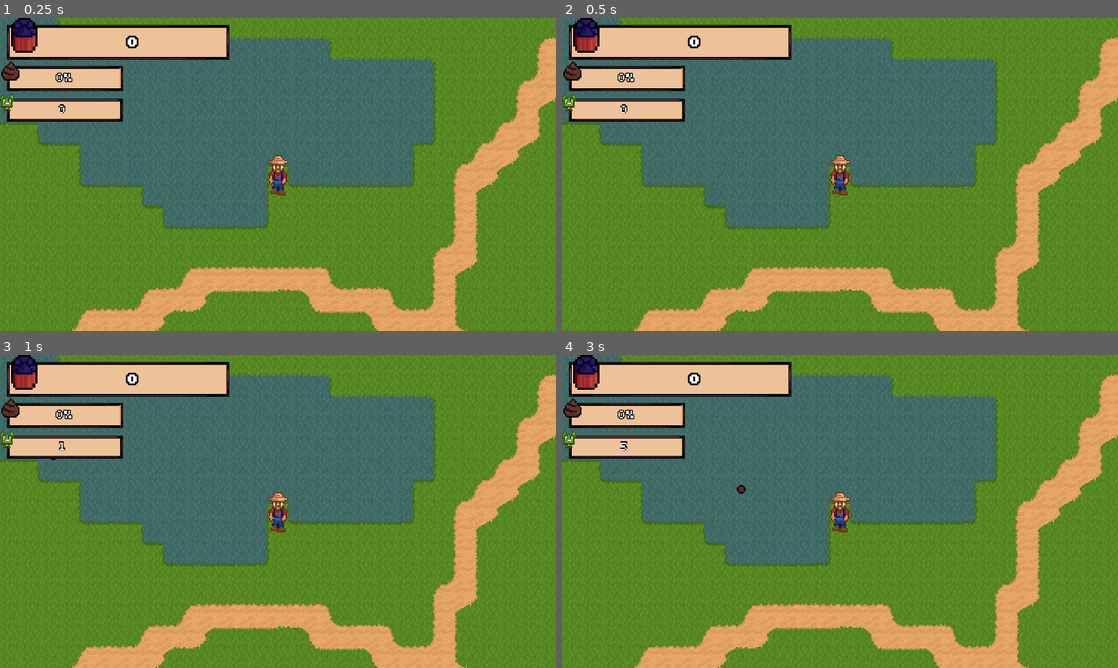
Above: before the commit, frames 1-4 (two rows, left to right).
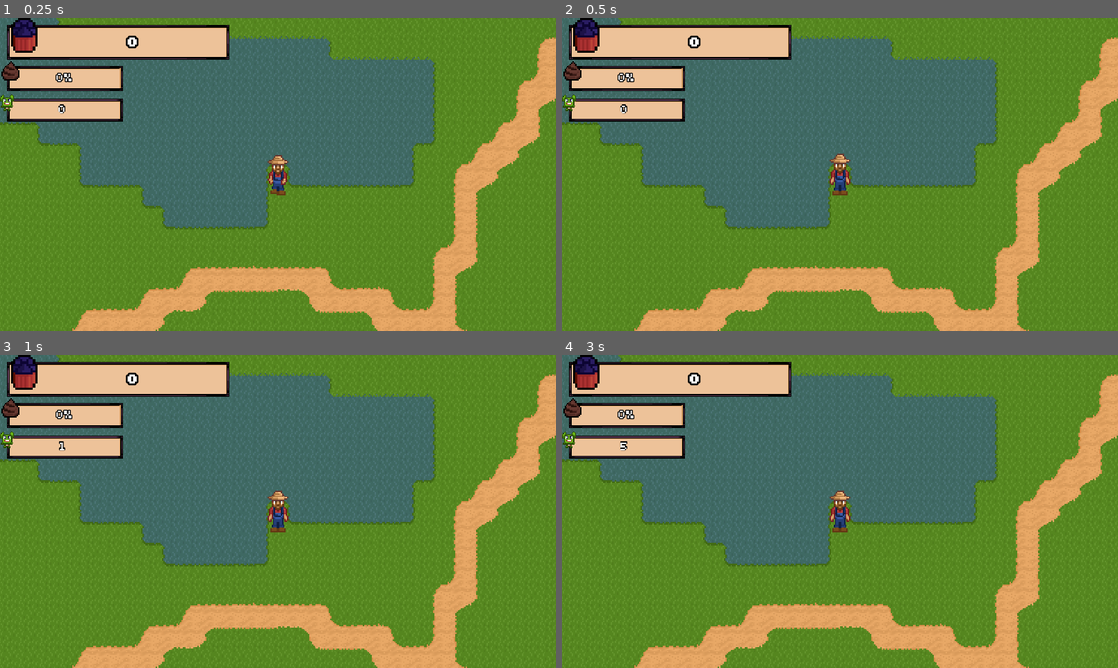
Above: after the commit, the same moments.

Repository: astro-panda/poo-farmer
Game: Godot game, scene res://Scenes/Main.tscn
Two runs of this game, one before a commit and one after it. Both use one fixed random seed, a clock stepped at 60 frames per second and the inputs below.
Inputs (mouse positions are in pixels of both pictures, inside the frame that each line leads up to):
- Up to frame 1 (0.25 s): no input
- Up to frame 2 (0.5 s): no input
- Up to frame 3 (1 s): click (278, 514) at 0.5 s
- Up to frame 4 (3 s): click (840, 514) at 1.25 s; click (840, 514) at 2 s; click (840, 514) at 2.75 s

Frame 1 is identical in both runs. In frame 2, 0.2% of the frame differs, in the area x 48-52%, y 43-57%; in frame 3, 0.2%; in frame 4, 0.3%, in the area x 31-52%, y 41-57%.
Error after the commit: Parse Error: Variable "fireModes" already exists in this class (at line: 16). (res://Scripts/Player.gd:18)

Commit message:
Added the store buying mechanic and its basic look

Diff:
--- /dev/null
+++ b/poofarmer/GlobalScripts/FireMode.gd
@@ -0,0 +1,10 @@
+class_name FireMode
+
+enum values {
+	Shovel,
+	Pistol,
+	Shatgun,
+	RocketLauncher,
+	Scatling,
+	Railgun
+}
--- a/poofarmer/Scenes/Animal/Animal.tscn
+++ b/poofarmer/Scenes/Animal/Animal.tscn
@@ -456,7 +456,6 @@
 [sub_resource type="RectangleShape2D" id=1]
 
 [node name="Animal" type="KinematicBody2D"]
-z_index = 1
 collision_layer = 2
 collision_mask = 13
 script = ExtResource( 1 )
@@ -469,6 +468,7 @@
 [node name="Sprite" type="AnimatedSprite" parent="."]
 frames = SubResource( 2 )
 animation = "Chicken - down"
+frame = 2
 playing = true
 
 [node name="CollisionShape2D" type="CollisionShape2D" parent="."]
--- a/poofarmer/Scenes/Main.tscn
+++ b/poofarmer/Scenes/Main.tscn
@@ -12,6 +12,7 @@
 [ext_resource path="res://Scripts/MusicAutomaton.gd" type="Script" id=10]
 [ext_resource path="res://Scenes/Animal/AnimalSpawner.tscn" type="PackedScene" id=11]
 [ext_resource path="res://Scenes/Poo.tscn" type="PackedScene" id=12]
+[ext_resource path="res://Scenes/Store.tscn" type="PackedScene" id=13]
 [ext_resource path="res://Scenes/Silo.tscn" type="PackedScene" id=14]
 [ext_resource path="res://Scenes/Animal/PooSpawner.tscn" type="PackedScene" id=15]
 [ext_resource path="res://Scenes/EnemySpawner.tscn" type="PackedScene" id=16]
@@ -235,6 +236,11 @@
 
 [node name="ModalWindow" parent="Player" instance=ExtResource( 9 )]
 
+[node name="Store" parent="Player/ModalWindow" instance=ExtResource( 13 )]
+
 [connection signal="store_opened" from="GnomePath/PathFollow2D/Gnome" to="MusicAutomaton" method="_on_Gnome_store_opened"]
 [connection signal="store_opened" from="GnomePath/PathFollow2D/Gnome" to="Player/ModalWindow" method="_on_Gnome_store_opened"]
+[connection signal="store_opened" from="GnomePath/PathFollow2D/Gnome" to="Player/ModalWindow/Store" method="_on_Gnome_store_opened"]
+[connection signal="update_global_poo_label" from="Player" to="HUD" method="_on_Player_update_global_poo_label"]
 [connection signal="game_play_state_changed" from="Player/ModalWindow" to="MusicAutomaton" method="_on_ModalWindow_game_play_state_changed"]
+[connection signal="close_store" from="Player/ModalWindow/Store" to="Player/ModalWindow" method="_on_Store_close_store"]
--- a/poofarmer/Scenes/Store.tscn
+++ b/poofarmer/Scenes/Store.tscn
@@ -10,6 +10,7 @@
 [ext_resource path="res://Images/temporary-store.png" type="Texture" id=8]
 [ext_resource path="res://Images/HUD.Button.Pressed.png" type="Texture" id=9]
 [ext_resource path="res://Scripts/Store.gd" type="Script" id=10]
+[ext_resource path="res://Images/exit-button.png" type="Texture" id=11]
 
 [sub_resource type="SpriteFrames" id=1]
 animations = [ {
@@ -53,21 +54,22 @@
 script = ExtResource( 10 )
 
 [node name="StoreBG" type="AnimatedSprite" parent="."]
+position = Vector2( -320, -176 )
 scale = Vector2( 0.266667, 0.265879 )
 frames = SubResource( 1 )
 centered = false
 
 [node name="Pistol" type="Node2D" parent="."]
-position = Vector2( 85, 179 )
+position = Vector2( -235, 3 )
 
 [node name="AnimatedSprite" type="AnimatedSprite" parent="Pistol"]
 position = Vector2( 36, 34 )
 scale = Vector2( 3, 3 )
-z_index = 1
+z_index = 3
 frames = SubResource( 2 )
 animation = "pistol"
 
-[node name="PistolButton" type="TextureButton" parent="Pistol"]
+[node name="Button" type="TextureButton" parent="Pistol"]
 margin_right = 72.0
 margin_bottom = 72.0
 texture_normal = ExtResource( 7 )
@@ -88,16 +90,16 @@
 valign = 1
 
 [node name="Shotgun" type="Node2D" parent="."]
-position = Vector2( 288, 179 )
+position = Vector2( -32, 3 )
 
 [node name="AnimatedSprite" type="AnimatedSprite" parent="Shotgun"]
 position = Vector2( 36, 34 )
 scale = Vector2( 3, 3 )
-z_index = 1
+z_index = 3
 frames = SubResource( 2 )
 animation = "shotgun"
 
-[node name="ShotgunButton" type="TextureButton" parent="Shotgun"]
+[node name="Button" type="TextureButton" parent="Shotgun"]
 margin_right = 72.0
 margin_bottom = 72.0
 texture_normal = ExtResource( 7 )
@@ -117,24 +119,24 @@
 align = 1
 valign = 1
 
-[node name="Rocket Launcher" type="Node2D" parent="."]
-position = Vector2( 488, 179 )
-
-[node name="AnimatedSprite" type="AnimatedSprite" parent="Rocket Launcher"]
-position = Vector2( 36, 34 )
-scale = Vector2( 3, 3 )
-z_index = 1
+[node name="RocketLauncher" type="Node2D" parent="."]
+position = Vector2( 168, 3 )
+
+[node name="AnimatedSprite" type="AnimatedSprite" parent="RocketLauncher"]
+position = Vector2( 36, 34 )
+scale = Vector2( 3, 3 )
+z_index = 3
 frames = SubResource( 2 )
 animation = "rocket-launcher"
 
-[node name="RocketLauncherButton" type="TextureButton" parent="Rocket Launcher"]
-margin_right = 72.0
-margin_bottom = 72.0
-texture_normal = ExtResource( 7 )
-texture_pressed = ExtResource( 9 )
-expand = true
-
-[node name="Label" type="Label" parent="Rocket Launcher"]
+[node name="Button" type="TextureButton" parent="RocketLauncher"]
+margin_right = 72.0
+margin_bottom = 72.0
+texture_normal = ExtResource( 7 )
+texture_pressed = ExtResource( 9 )
+expand = true
+
+[node name="Label" type="Label" parent="RocketLauncher"]
 anchor_left = 0.5
 anchor_right = 0.5
 anchor_bottom = 0.5
@@ -148,16 +150,16 @@
 valign = 1
 
 [node name="Scatling" type="Node2D" parent="."]
-position = Vector2( 184, 272 )
+position = Vector2( -136, 96 )
 
 [node name="AnimatedSprite" type="AnimatedSprite" parent="Scatling"]
 position = Vector2( 36, 34 )
 scale = Vector2( 3, 3 )
-z_index = 1
+z_index = 3
 frames = SubResource( 2 )
 animation = "scatling"
 
-[node name="ScatlingButton" type="TextureButton" parent="Scatling"]
+[node name="Button" type="TextureButton" parent="Scatling"]
 margin_right = 72.0
 margin_bottom = 72.0
 texture_normal = ExtResource( 7 )
@@ -178,16 +180,16 @@
 valign = 1
 
 [node name="Railgun" type="Node2D" parent="."]
-position = Vector2( 392, 272 )
+position = Vector2( 72, 96 )
 
 [node name="AnimatedSprite" type="AnimatedSprite" parent="Railgun"]
 position = Vector2( 36, 34 )
 scale = Vector2( 3, 3 )
-z_index = 1
+z_index = 3
 frames = SubResource( 2 )
 animation = "railgun"
 
-[node name="RailgunButton" type="TextureButton" parent="Railgun"]
+[node name="Button" type="TextureButton" parent="Railgun"]
 margin_right = 72.0
 margin_bottom = 72.0
 texture_normal = ExtResource( 7 )
@@ -206,8 +208,17 @@
 align = 1
 valign = 1
 
-[connection signal="button_down" from="Pistol/PistolButton" to="." method="_on_PistolButton_button_down"]
-[connection signal="button_down" from="Shotgun/ShotgunButton" to="." method="_on_ShotgunButton_button_down"]
-[connection signal="button_down" from="Rocket Launcher/RocketLauncherButton" to="." method="_on_RocketLauncherButton_button_down"]
-[connection signal="button_down" from="Scatling/ScatlingButton" to="." method="_on_ScatlingButton_button_down"]
-[connection signal="button_down" from="Railgun/RailgunButton" to="." method="_on_RailgunButton_button_down"]
+[node name="ExitButton" type="TextureButton" parent="."]
+margin_left = 280.0
+margin_top = -160.0
+margin_right = 304.0
+margin_bottom = -136.0
+texture_normal = ExtResource( 11 )
+expand = true
+
+[connection signal="button_down" from="Pistol/Button" to="." method="_on_PistolButton_button_down"]
+[connection signal="button_down" from="Shotgun/Button" to="." method="_on_ShotgunButton_button_down"]
+[connection signal="button_down" from="RocketLauncher/Button" to="." method="_on_RocketLauncherButton_button_down"]
+[connection signal="button_down" from="Scatling/Button" to="." method="_on_ScatlingButton_button_down"]
+[connection signal="button_down" from="Railgun/Button" to="." method="_on_RailgunButton_button_down"]
+[connection signal="button_down" from="ExitButton" to="." method="_on_ExitButton_button_down"]
--- a/poofarmer/Scripts/ModalWindow.gd
+++ b/poofarmer/Scripts/ModalWindow.gd
@@ -25,3 +25,7 @@
 
 func _on_Gnome_store_opened(opened):
 	set_is_paused(opened)
+
+
+func _on_Store_close_store():
+	set_is_paused(false)
--- a/poofarmer/Scripts/Player.gd
+++ b/poofarmer/Scripts/Player.gd
@@ -10,8 +10,12 @@
 export var holdCapacity = 10
 export var goblinStealAmount = 5
 var currentHoldAmount = 0
-var totalPooAmount = 0
+var totalPooAmount = 50
 var screen_size
+
+var fireModes = [FireMode.values.Shovel, FireMode.values.Pistol]
+
+var fireModes = [FireMode.values.Shovel]
 
 onready var hud = get_tree().get_nodes_in_group("hud")[0]
 onready var silo = get_tree().get_nodes_in_group("silo")[0]
--- a/poofarmer/Scripts/Store.gd
+++ b/poofarmer/Scripts/Store.gd
@@ -1,36 +1,73 @@
 extends Control
 
+signal close_store
 
-# Declare member variables here. Examples:
-# var a = 2
-# var b = "text"
+onready var player = get_tree().get_nodes_in_group("player")[0]
+onready var camera = get_tree().get_nodes_in_group("camera")[0]
+onready var pistolButton = $Pistol
+onready var shatgunButton = $Shotgun
+onready var rocketLauncherButton = $RocketLauncher
+onready var scatlingButton = $Scatling
+onready var railgunButton = $Railgun
+onready var listOfButtons = [pistolButton, shatgunButton, rocketLauncherButton, scatlingButton, railgunButton]
+const listOfCosts = [10, 20, 40, 60, 100]
+const grayedOutColor = Color(0.305882, 0.305882, 0.305882)
 
 
-# Called when the node enters the scene tree for the first time.
 func _ready():
-	pass # Replace with function body.
+	hide()
+	for i in listOfButtons.size():
+		listOfButtons[i].get_node("Label").text = str(listOfCosts[i])
 
+func _unhandled_input(event):
+	if event.is_action_pressed("pause"):
+		hide()
 
-# Called every frame. 'delta' is the elapsed time since the previous frame.
-#func _process(delta):
-#	pass
+func _on_Gnome_store_opened(opened):
+	if opened:
+		check_btns()
+		self.set_global_position(camera.get_camera_position())
+		show()
 
+func check_btns():
+	for j in listOfButtons.size():
+		if player.totalPooAmount < listOfCosts[j]:
+			_gray_out_button(j, true)
+	for fireMode in player.fireModes:
+		if fireMode != FireMode.values.Shovel:
+			_gray_out_button(int(fireMode) - 1, false)
+
+func _gray_out_button(idx: int, hideLabel: bool):
+	var btnNode = listOfButtons[idx].get_node("Button")
+	listOfButtons[idx].get_node("AnimatedSprite").modulate = grayedOutColor
+	btnNode.modulate = grayedOutColor
+	btnNode.disabled = true
+	listOfButtons[idx].get_node("Label").visible = hideLabel
 
 func _on_PistolButton_button_down():
-	pass # Replace with function body.
-
+	buy_item(FireMode.values.Pistol)
 
 func _on_ShotgunButton_button_down():
-	pass # Replace with function body.
-
+	buy_item(FireMode.values.Shatgun)
 
 func _on_RocketLauncherButton_button_down():
-	pass # Replace with function body.
-
+	buy_item(FireMode.values.RocketLauncher)
 
 func _on_ScatlingButton_button_down():
-	pass # Replace with function body.
-
+	buy_item(FireMode.values.Scatling)
 
 func _on_RailgunButton_button_down():
-	pass # Replace with function body.
+	buy_item(FireMode.values.Railgun)
+
+func buy_item(fireMode):
+	var cost = listOfCosts[int(fireMode) - 1]
+	var playerpoo = player.totalPooAmount
+	if player.totalPooAmount > cost:
+		player.fireModes.append(fireMode)
+		player.totalPooAmount -= cost
+		_gray_out_button(int(fireMode) - 1, false)
+		check_btns()
+
+func _on_ExitButton_button_down():
+	hide()
+	emit_signal("close_store")
--- a/poofarmer/project.godot
+++ b/poofarmer/project.godot
@@ -13,6 +13,11 @@
 "class": "AnimalType",
 "language": "GDScript",
 "path": "res://GlobalScripts/AnimalType.gd"
+}, {
+"base": "Reference",
+"class": "FireMode",
+"language": "GDScript",
+"path": "res://GlobalScripts/FireMode.gd"
 }, {
 "base": "Area2D",
 "class": "Gnome",
@@ -46,6 +51,7 @@
 } ]
 _global_script_class_icons={
 "AnimalType": "",
+"FireMode": "",
 "Gnome": "",
 "Goblin": "",
 "HitBox": "",
Binary file added: poofarmer/Images/exit-button.png
Not shown, added: poofarmer/Images/exit-button.png.import
Not shown: 1 places in poofarmer/Scenes/Main.tscn that only renumber resources
Not shown: 1 places in poofarmer/Scenes/Store.tscn that only renumber resources
